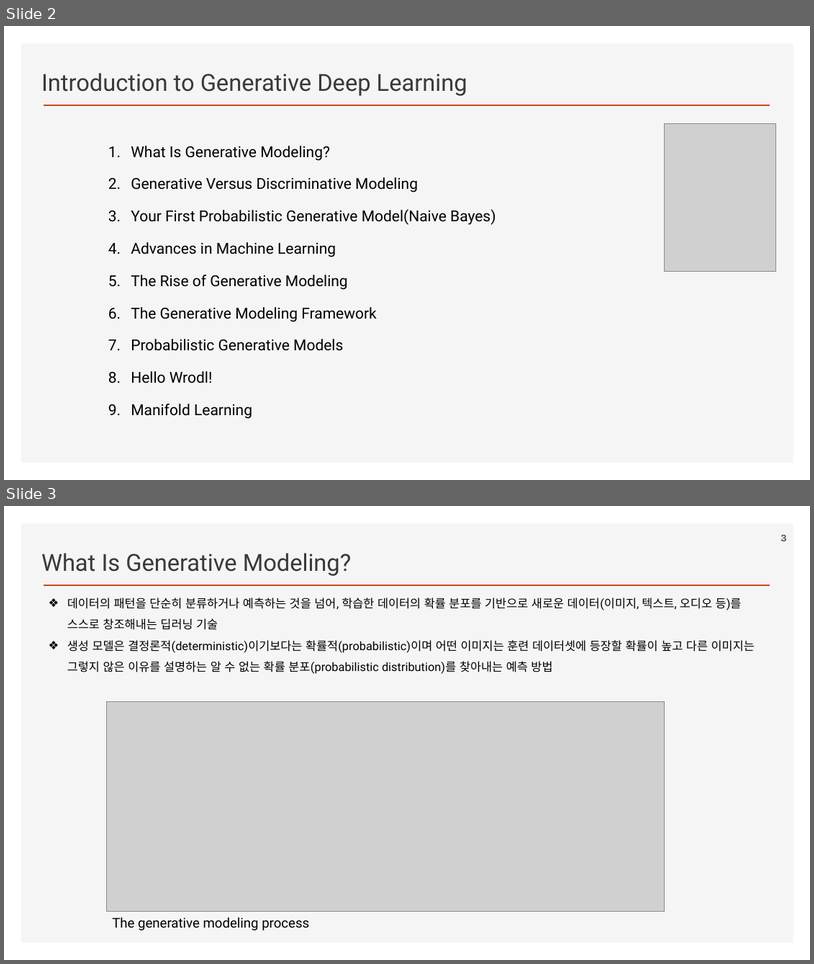
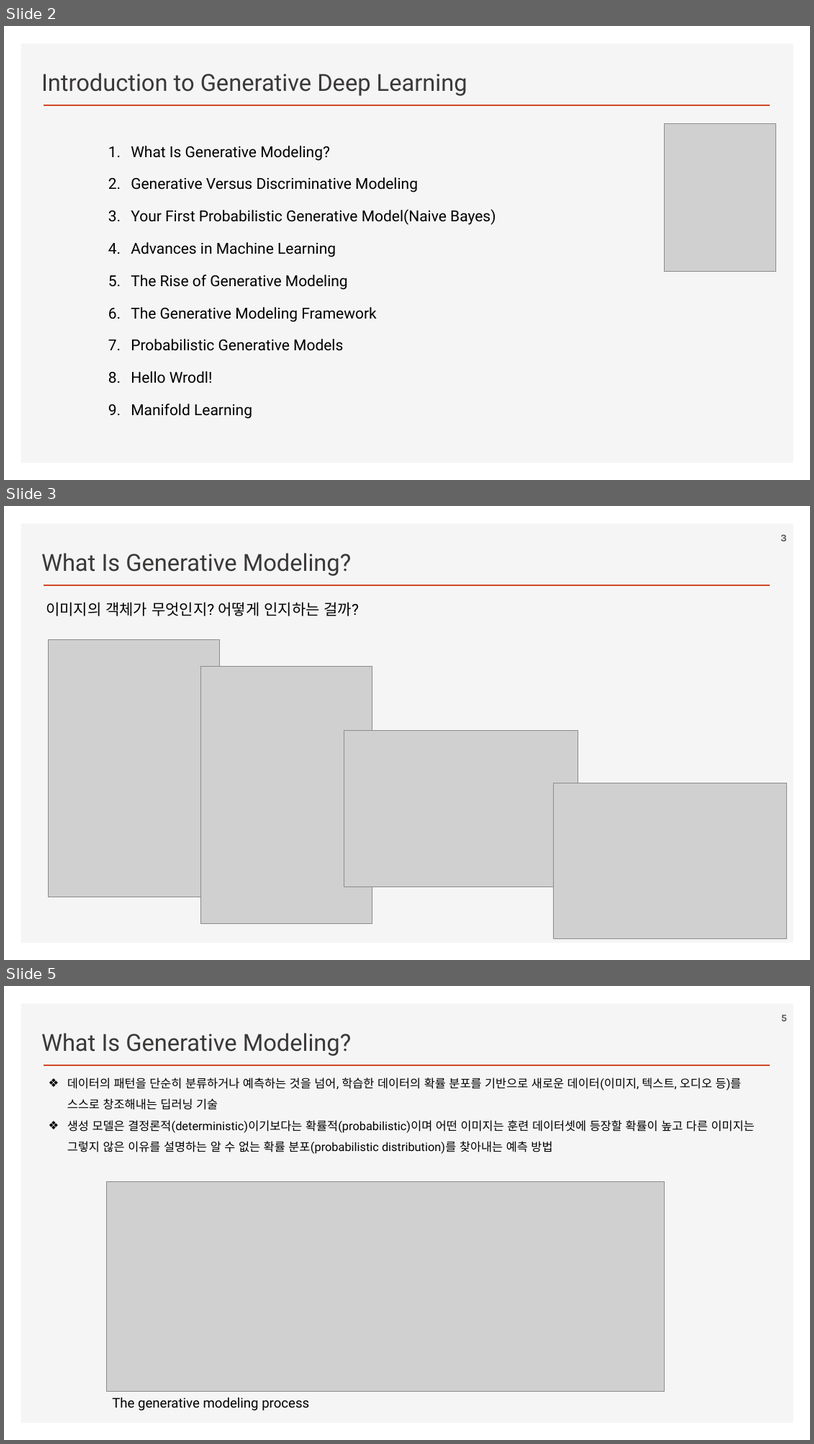
Before and after one commit to ancestor9/2026_Fall_AI-Literacy, a slide deck: Generative Deep Learning.pptx. Shown one above the other, each under a label of ours: slides 2 and 3 before the commit, slides 2, 3 and 5 after it; the slides between them are not shown. The pictures are 814x964 and 814x1444 pixels, drawn with LibreOffice and Linux fonts; fonts in the diff are those of the drawing; grey boxes stand for pictures; background and template pictures are left out. Boxes give left, top, right and bottom in pixels: in the first picture for what was removed or moved away, otherwise in the second. Text is boxed around its words. In the diff, an @@ line names an element or a change of style, - is before the commit and + after.

```diff
--- a/Generative Deep Learning.pptx
+++ b/Generative Deep Learning.pptx
@@ slide 3 added at (4,506,810,960), background #FFFFFF; not listed: 2 template elements that a slide beside it also shows @@
@@ page number added at (781,535,787,541), 12 pt, text #595959, bold @@
+3
@@ text added at (41,553,351,576), 28 pt, text #3B3838 @@
+What Is Generative Modeling?
@@ text added at (46,602,360,616), 18 pt, text #000000 @@
+이미지의 객체가 무엇인지? 어떻게 인지하는 걸까?
@@ picture added at (48,640,219,897) @@
@@ picture added at (201,667,372,924) @@
@@ picture added at (344,731,578,886) @@
@@ picture added at (553,782,787,939) @@
@@ what was slide 3 is now slide 5 @@
```
Also in this commit, not shown: 1 other slide added.
